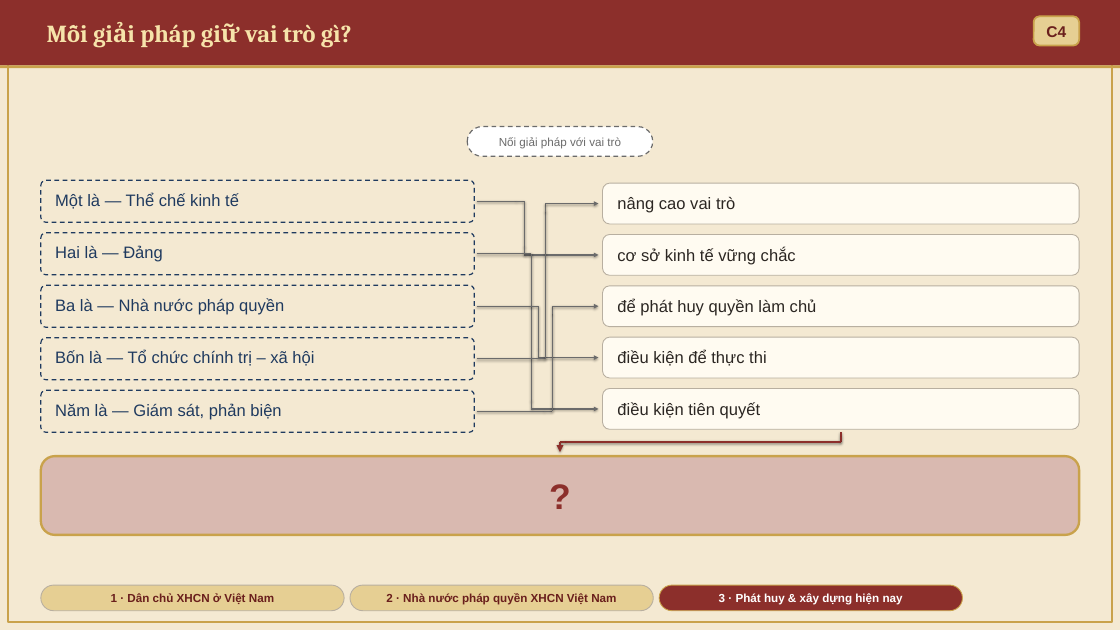
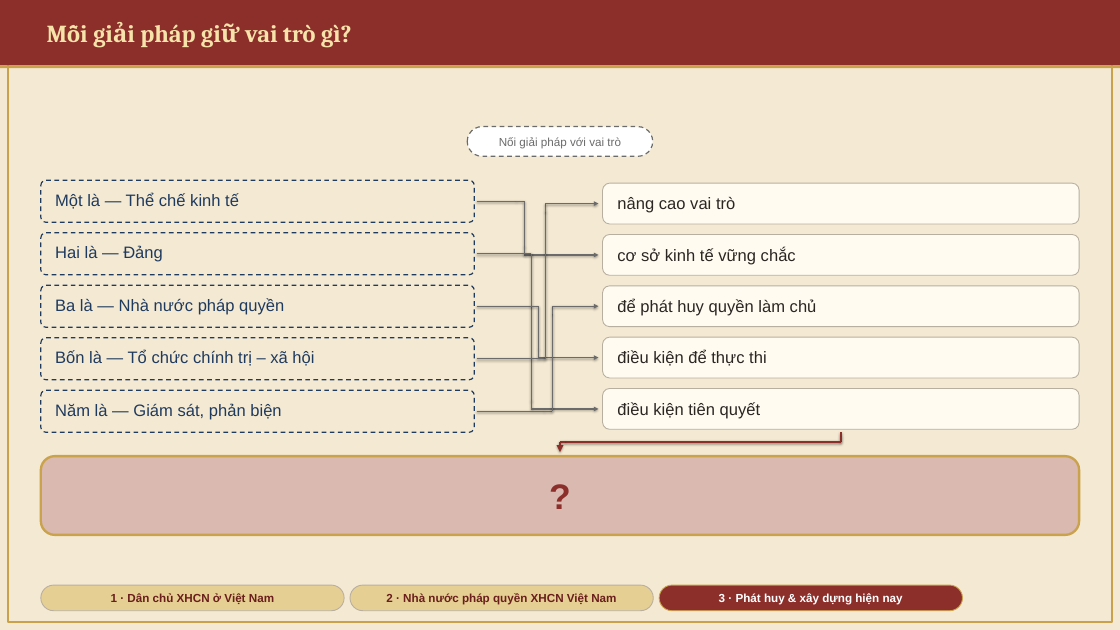
Before and after one commit to DatHoQuoc/mln122, a slide deck: slide 23 of mln133/MLN131_Chuong4_MucIII.pptx. Drawn at 1120x630 pixels with LibreOffice and Linux fonts; fonts in the diff are those of the drawing. Boxes give left, top, right and bottom in pixels: in the first picture for what was removed or moved away, otherwise in the second. Text is boxed around its words. In the diff, an @@ line names an element or a change of style, - is before the commit and + after.

```diff
--- a/mln133/MLN131_Chuong4_MucIII.pptx
+++ b/mln133/MLN131_Chuong4_MucIII.pptx
@@ rounded rectangle removed at [1034, 16, 1079, 45] @@
-C4
```
Also in this commit, not shown: 25 other slides changed, 4 other files.
